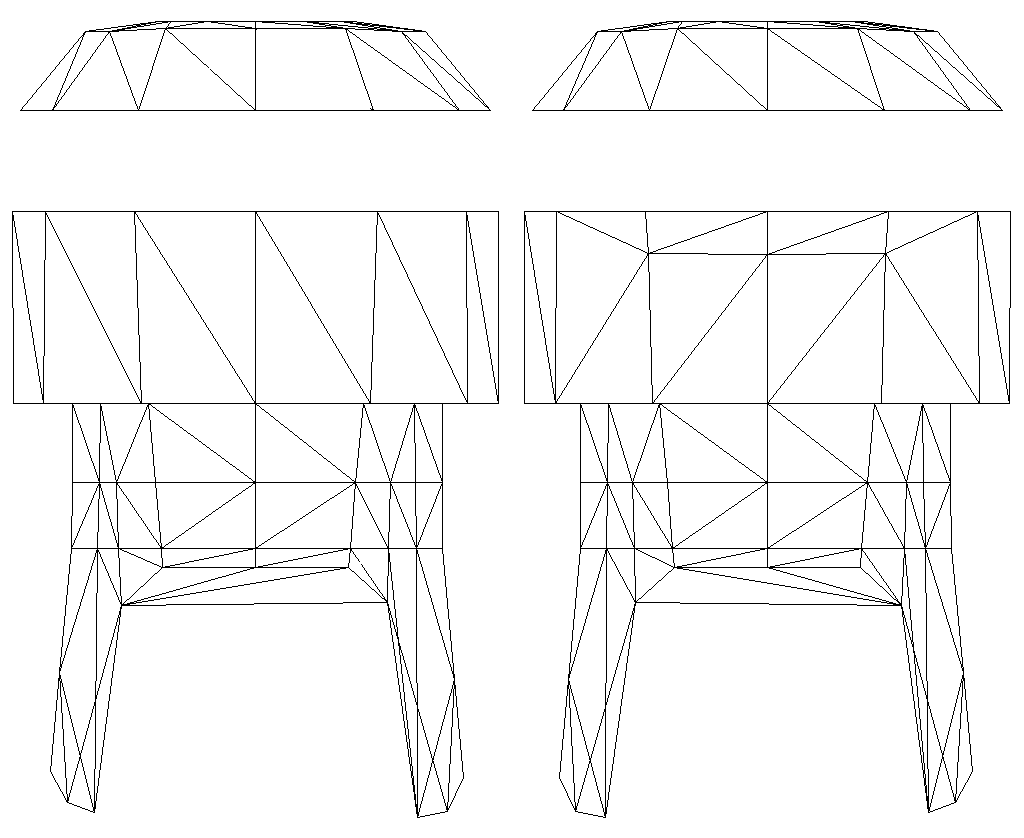
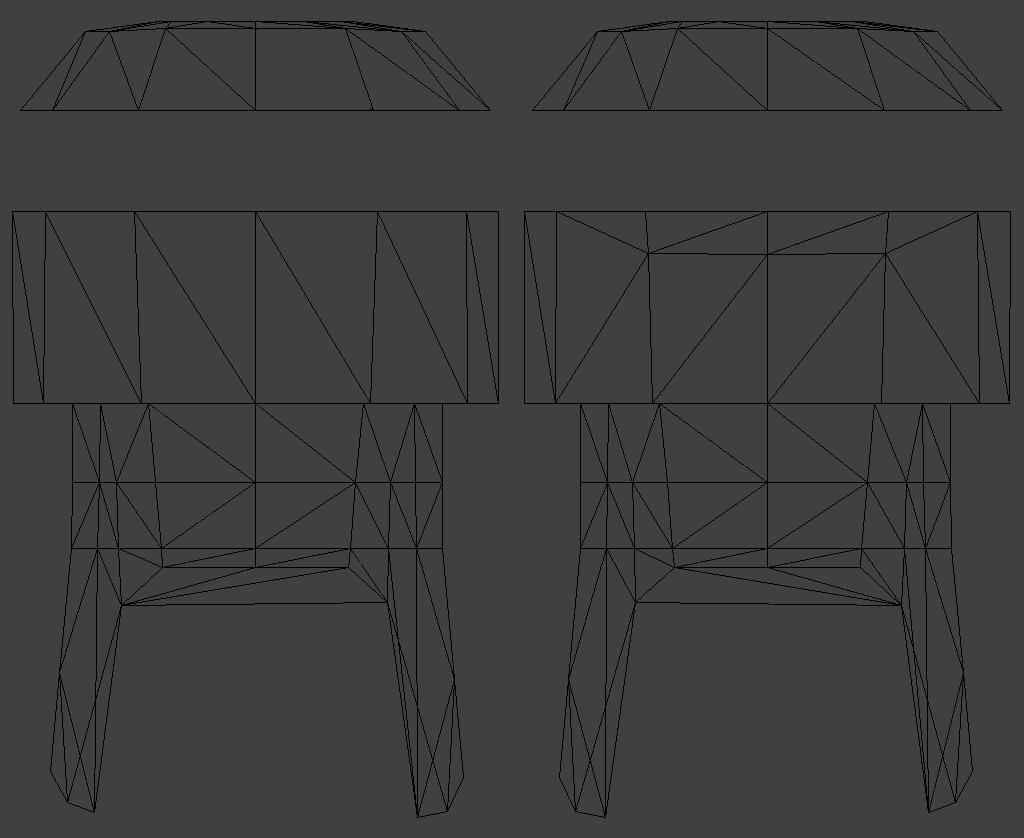
Comparing the layer stacks of the two w=1024, h=838 images. Changes:
added layer "Layer" over box(0, 0, 1024, 838)
